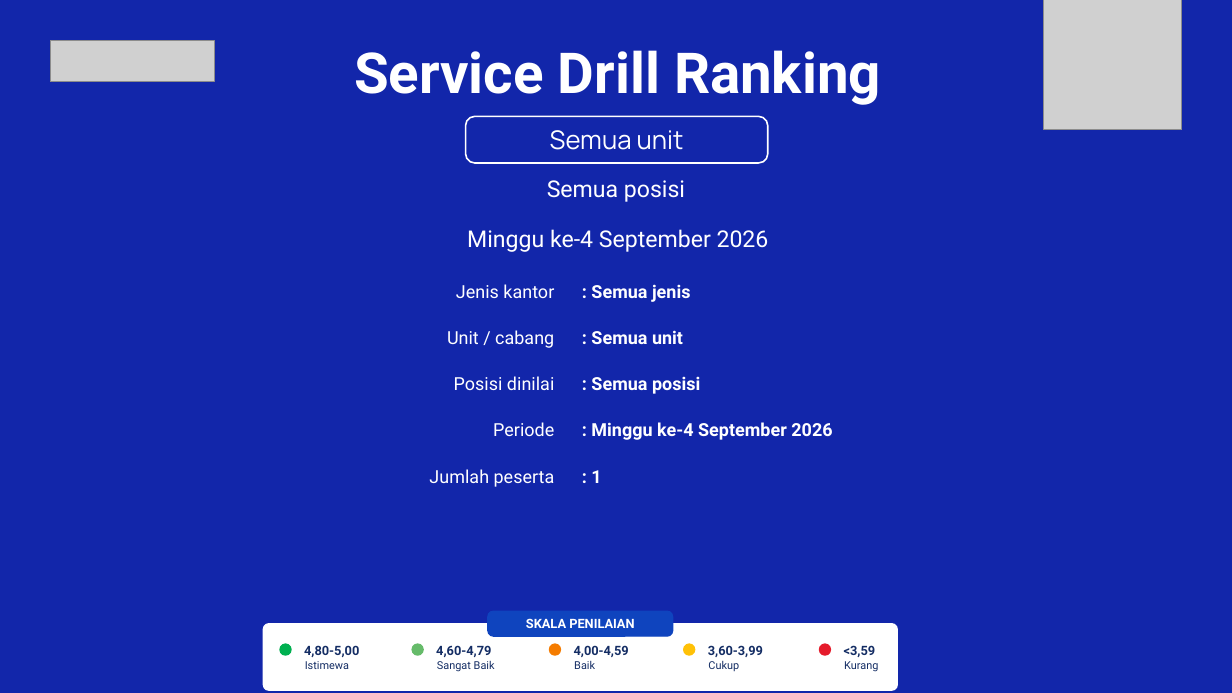
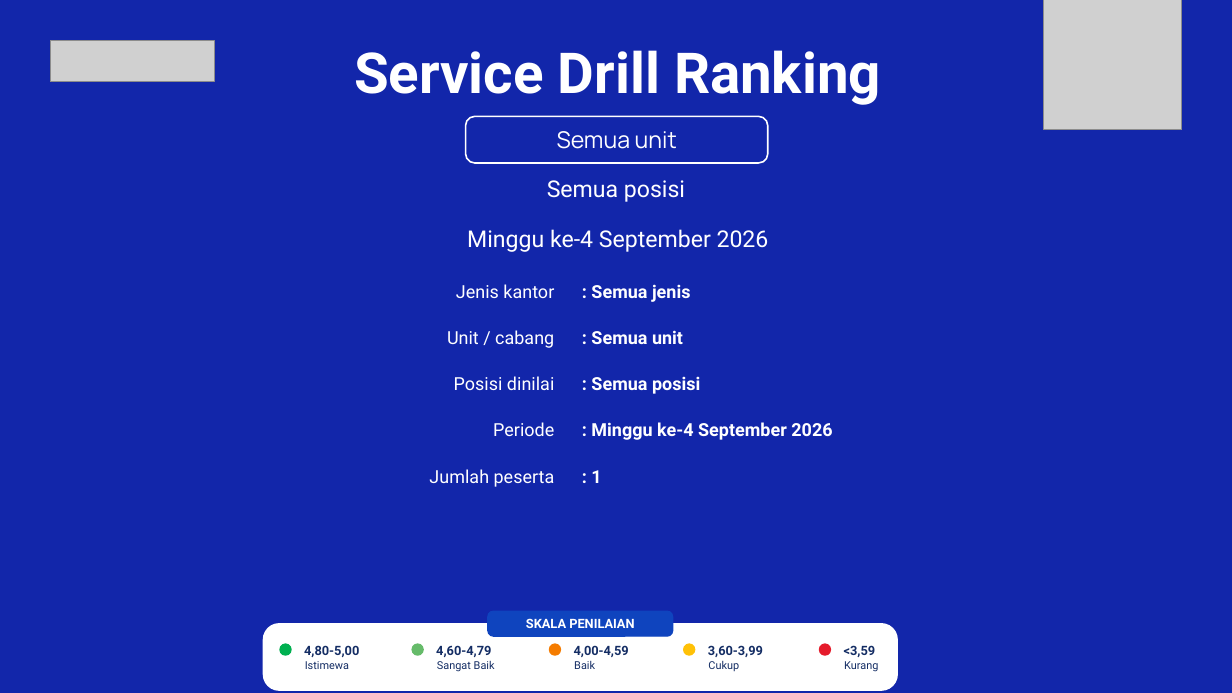
Before and after one commit to hengkiyudijanto/btn-sip, a slide deck: slide 1 of ranking-nyata.pptx. Drawn at 1232x693 pixels with LibreOffice and Linux fonts; fonts in the diff are those of the drawing; grey boxes stand for pictures; background and template pictures are left out. Boxes give left, top, right and bottom in pixels: in the first picture for what was removed or moved away, otherwise in the second. Text is boxed around its words. In the diff, an @@ line names an element or a change of style, - is before the commit and + after.

Commit message:
Ranking: nama cabang tanpa kode + font -2 pt, sudut panel legenda sesuai referensi
NAMA CABANG:
- Slide menampilkan '244 KC MAMUJU'; kode '244' dibuang sehingga jadi
  'KC MAMUJU' saja. Kode ditambahkan di dua tempat (ranking.ts baris label
  unit dan baris pengelompokan), keduanya sudah dibersihkan. Nama di
  database memang sudah bersih, jadi cukup di sisi tampilan.
- Ukuran font nama cabang 20 -> 18 pt.

PANEL LEGENDA:
- Radius sudut disamakan dengan file referensi: 24% dari tinggi panel
  (Rounded Rectangle 83 -> radius relatif 0,2400), yaitu 0,173 inci.
  Sebelumnya 0,06 inci sehingga sudutnya terlihat terlalu kotak.

Skrip baru: scripts/cek-radius-referensi.py (baca radius dari file
referensi), scripts/lihat-nama-cabang.ts, scripts/cek-radius-label.py.

127 unit test lulus.

```diff
--- a/ranking-nyata.pptx
+++ b/ranking-nyata.pptx
@@ text "Semua unit" at (557,131,677,149): size 20 to 18 pt @@
@@ rounded rectangle at (263,624,897,690): proportions changed @@
```
Also in this commit, not shown: 1 other slide changed, 10 other files.
